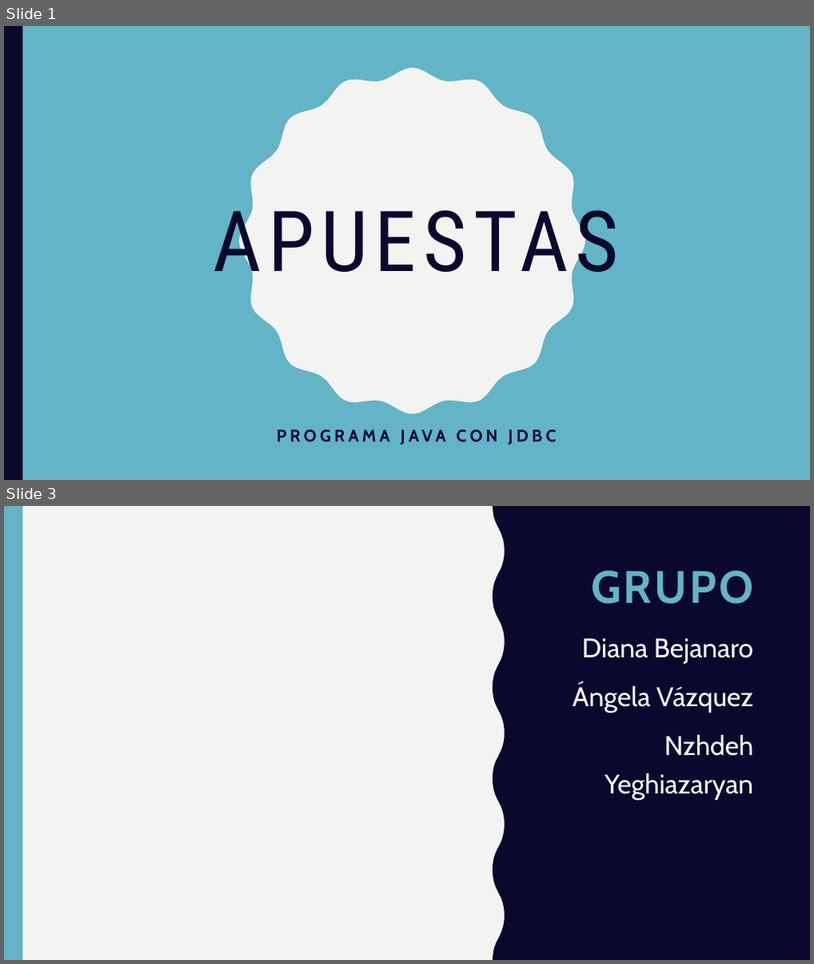
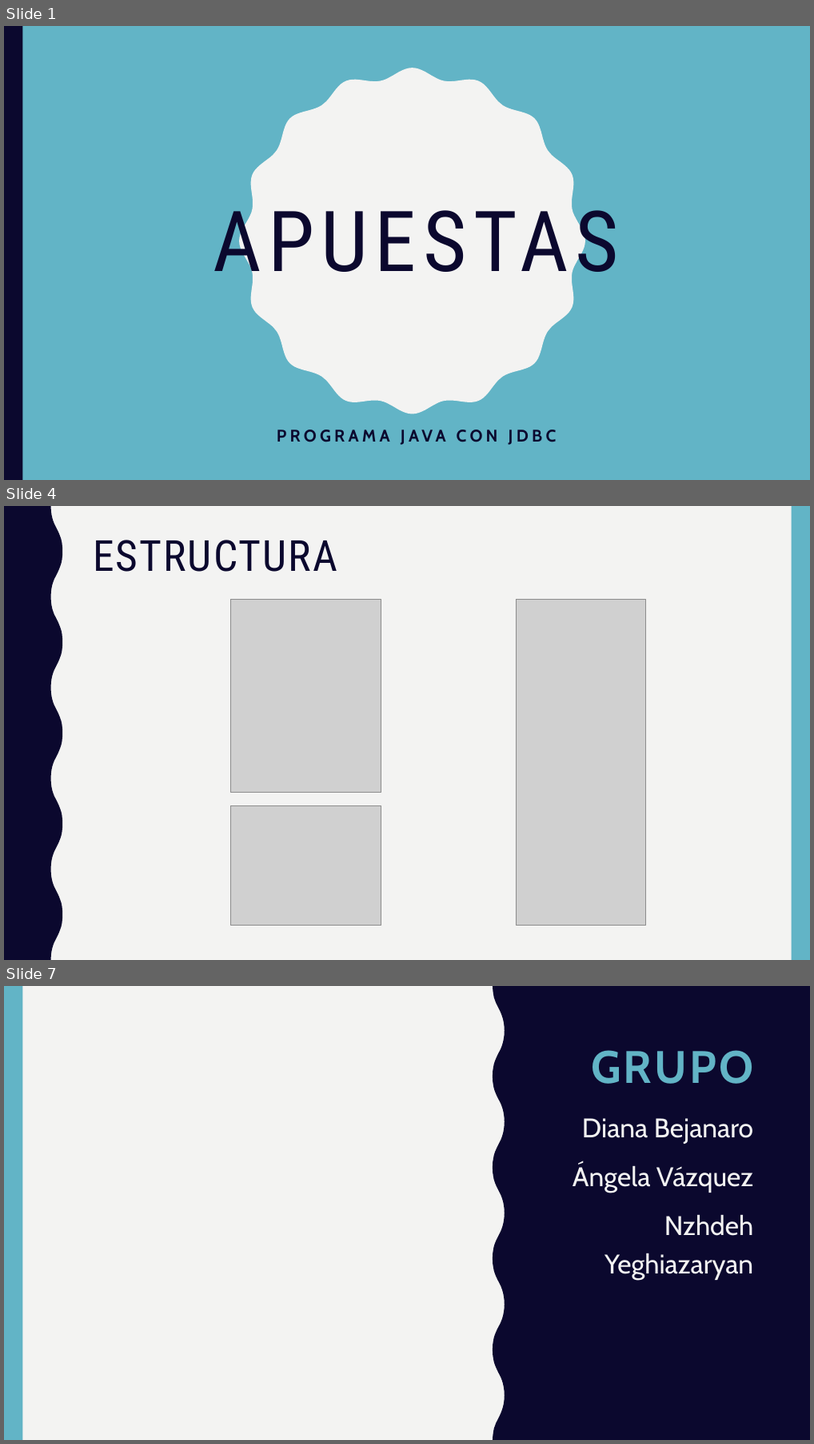
Before and after one commit to randomkwiz/ejercicioApuestasJDBC, a slide deck: ApuestasJDBC.pptx. Shown one above the other, each under a label of ours: slides 1 and 3 before the commit, slides 1, 4 and 7 after it; the slides between them are not shown. The pictures are 814x964 and 814x1444 pixels, drawn with LibreOffice and Linux fonts; fonts in the diff are those of the drawing; grey boxes stand for pictures. Boxes give left, top, right and bottom in pixels: in the first picture for what was removed or moved away, otherwise in the second. Text is boxed around its words. In the diff, an @@ line names an element or a change of style, - is before the commit and + after.

```diff
--- a/ApuestasJDBC.pptx
+++ b/ApuestasJDBC.pptx
@@ slide 4 added at bbox=[4, 506, 810, 960], background #F3F3F2 @@
@@ freeform shape added at bbox=[4, 506, 62, 960], fill #0B082E @@
@@ rectangle added at bbox=[792, 506, 810, 960], fill #62B4C6 @@
@@ title added at bbox=[93, 540, 338, 572], 51 pt, text #0B082E @@
+ESTRUCTURA
@@ picture added at bbox=[231, 599, 382, 792] @@
@@ picture added at bbox=[517, 599, 646, 924] @@
@@ picture added at bbox=[231, 806, 382, 925] @@
@@ what was slide 3 is now slide 7 @@
```
Also in this commit, not shown: 1 slide changed, 3 other slides added, 2 other files.
